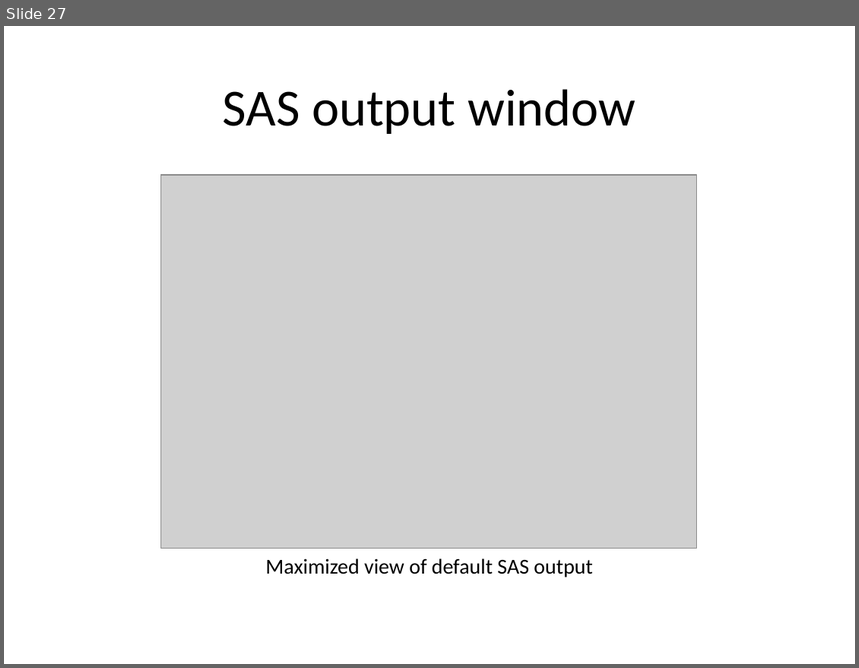
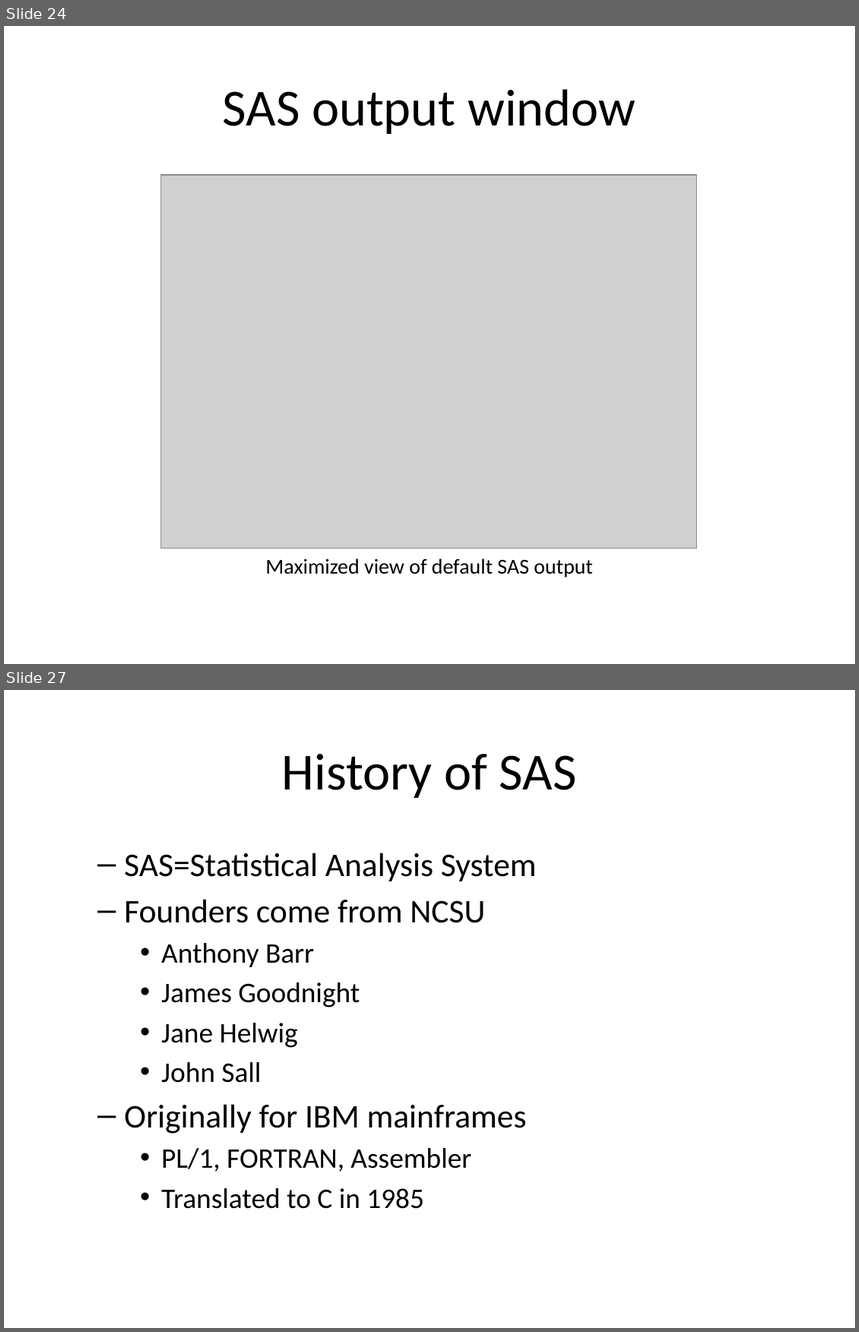
Before and after one commit to pmean/introduction-to-SAS, a slide deck: results/m01-course-introduction.pptx. Shown one above the other, each under a label of ours: slide 27 before the commit, slides 24 and 27 after it; the slides between them are not shown. The pictures are 859x668 and 859x1332 pixels, drawn with LibreOffice and Linux fonts; fonts in the diff are those of the drawing; grey boxes stand for pictures. Boxes give left, top, right and bottom in pixels: in the first picture for what was removed or moved away, otherwise in the second. Text is boxed around its words. In the diff, an @@ line names an element or a change of style, - is before the commit and + after.

```diff
--- a/results/m01-course-introduction.pptx
+++ b/results/m01-course-introduction.pptx
@@ slide 27 added at [4,690,855,1328], background #FFFFFF @@
@@ title added at [282,754,576,798], 44 pt, text #000000 @@
+History of SAS
@@ text added at [124,853,537,1209], 24 pt, text #000000 @@
+  – SAS=Statistical Analysis System
+  – Founders come from NCSU
+    • Anthony Barr
+    • James Goodnight
+    • Jane Helwig
+    • John Sall
+  – Originally for IBM mainframes
+    • PL/1, FORTRAN, Assembler
+    • Translated to C in 1985
@@ what was slide 27 is now slide 24 @@
```
Also in this commit, not shown: 11 slides changed, 25 other slides added, 18 slides removed, 9 other files.
